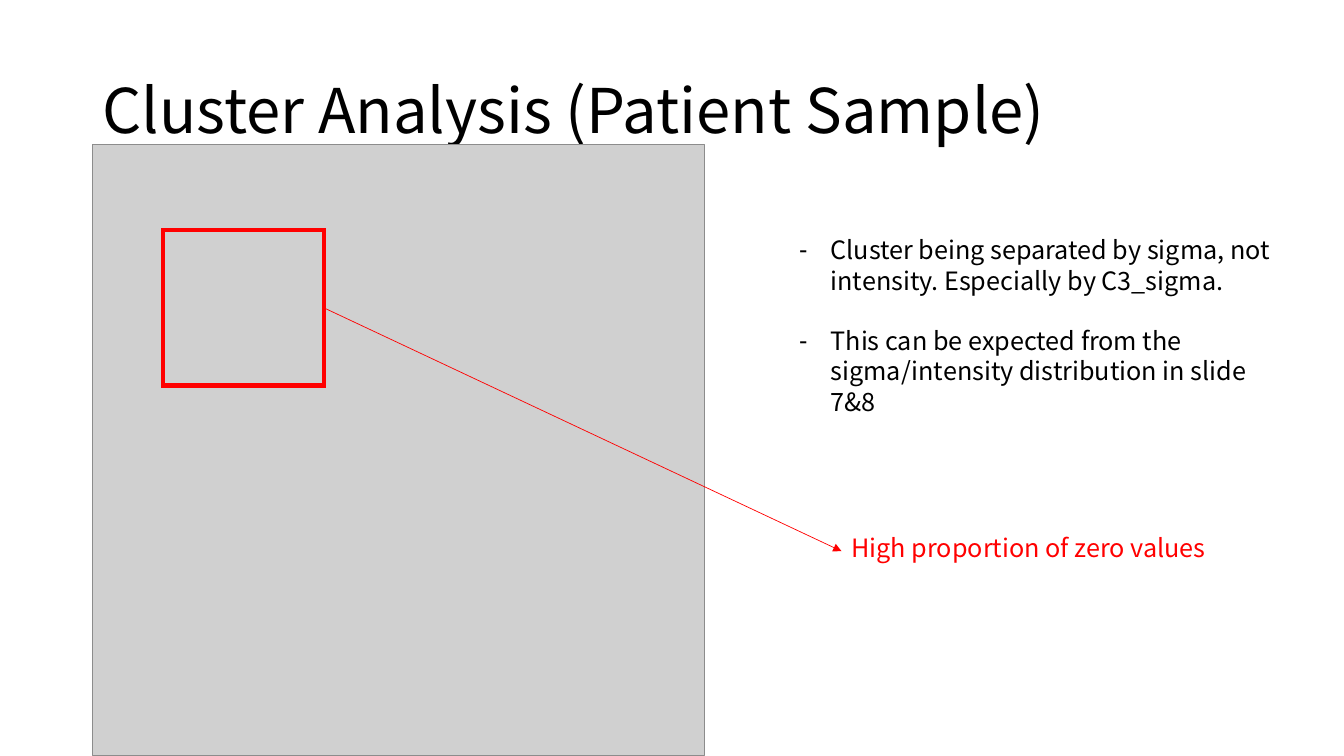
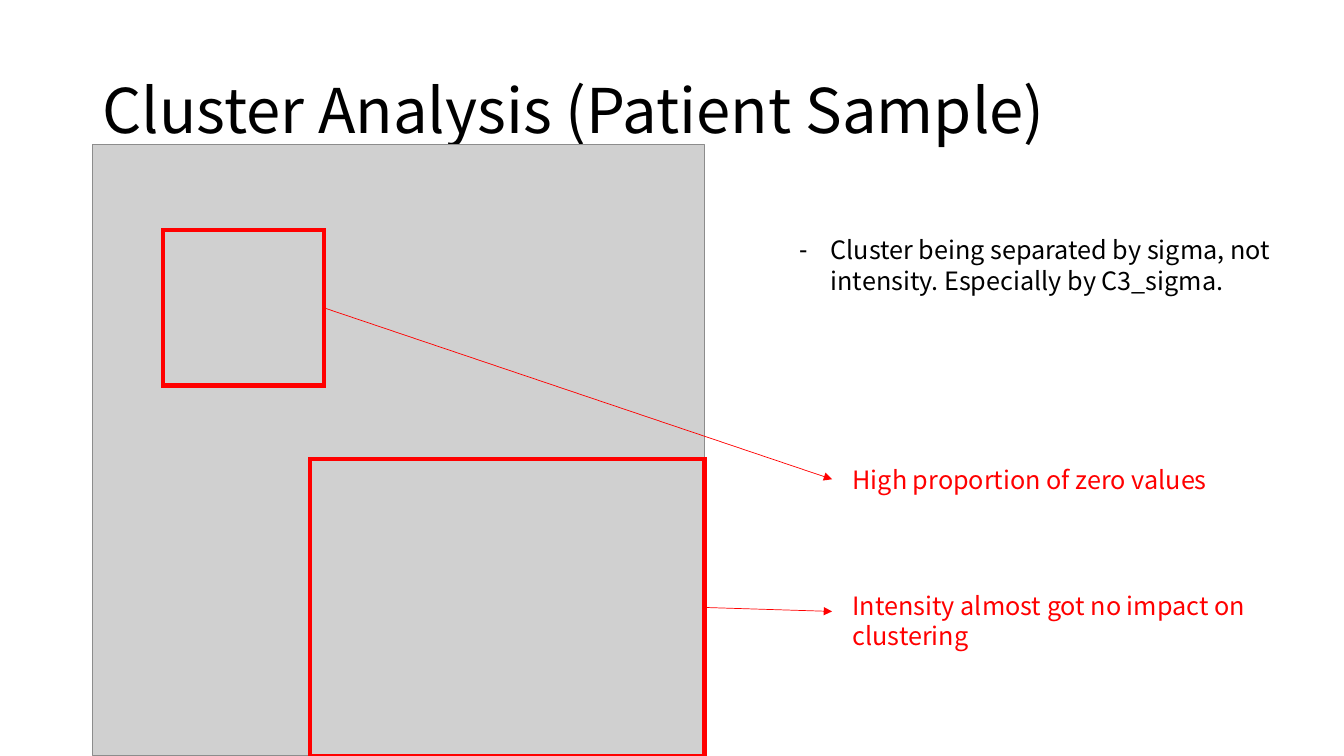
Before and after one commit to HeesooSong/UNIST_internship, a slide deck: slide 15 of Progress Update/20221115_Progress Update.pptx. Drawn at 1344x756 pixels with LibreOffice and Linux fonts; fonts in the diff are those of the drawing; grey boxes stand for pictures. Boxes give left, top, right and bottom in pixels: in the first picture for what was removed or moved away, otherwise in the second. Text is boxed around its words. In the diff, an @@ line names an element or a change of style, - is before the commit and + after.

```diff
--- a/Progress Update/20221115_Progress Update.pptx
+++ b/Progress Update/20221115_Progress Update.pptx
@@ arrow moved from (324, 308) - (842, 552) to (324, 308) - (833, 480) @@
@@ text at <box>831,329,1246,412</box>: paragraph removed @@
-– This can be expected from the sigma/intensity distribution in slide 7&8
@@ rectangle added at <box>311,459,705,756</box>, outline #FF0000 3 pt @@
@@ text "High proportion of zero values": place and size @@
-text "High proportion of zero values" at <box>851,536,1206,563</box>
+text "High proportion of zero values" at <box>853,468,1207,495</box>
@@ text added at <box>853,595,1245,652</box>, 18 pt, text #FF0000 @@
+Intensity almost got no impact on clustering
@@ arrow added from (705, 608) to (833, 612), #FF0000 0.5 pt @@
```
Also in this commit, not shown: 2 other slides changed, 3 slides added, 1 slide removed.
